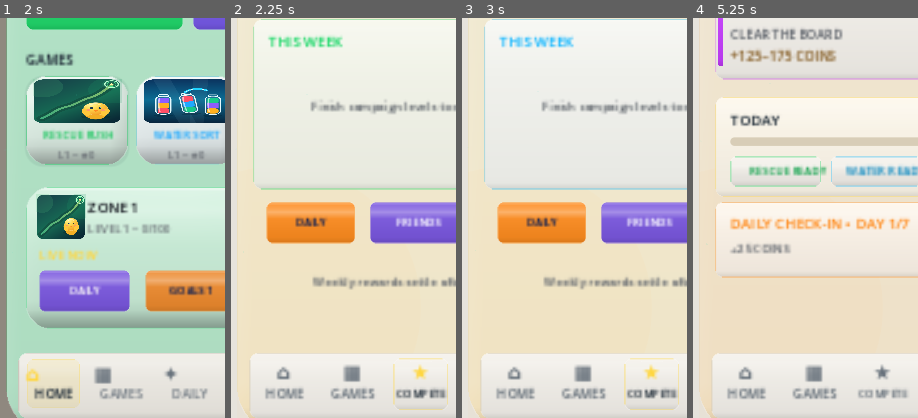
Above: before the commit, frames 1-4 (left to right).
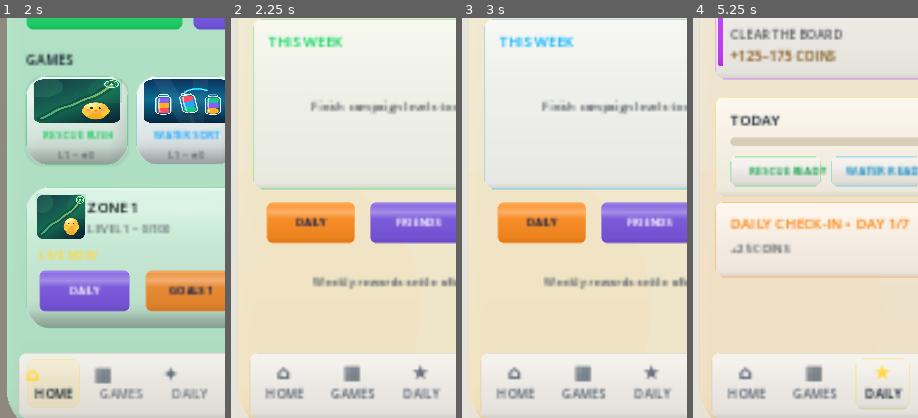
Above: after the commit, the same moments.

Repository: eghosa001/unjam
Game: Godot game, scene res://scenes/Boot.tscn
The game is run twice, just before and just after one commit, with the same random seed, the same clock (stepped at 60 frames per second) and the same inputs.
Inputs (mouse positions are % of the whole screen's width and height, from its top left):
- Up to frame 1 (2 s): tap Enter at 0.5 s; move the mouse to (72, 45) at 0.52 s; click (72, 45) at 0.67 s; tap Space at 1.25 s; drag from (30, 55) to (45, 70) at 1.27 s
- Up to frame 2 (2.25 s): click "★ COMPETE" at 2 s
- Up to frame 3 (3 s): click "WATER" at 2.75 s
- Up to frame 4 (5.25 s): click "RESCUE" at 3.5 s; click "BLOCK" at 4.25 s; click "DAILY" at 5 s
The pictures show only the part of the screen within x 8-58%, y 48-98%; the shares and areas given below are measured in that part.

Frame 1 is identical in both runs. In frame 2, 0.7% of the frame differs, in the area x 72-97%, y 85-98%; in frame 3, 0.7%; in frame 4, 0.8%.

Commit message:
Decouple Daily navigation from campaign rankings

Diff:
--- a/scripts/ui/premium_main_casual.gd
+++ b/scripts/ui/premium_main_casual.gd
@@ -391,12 +391,12 @@
 	)
 	var xs := {"home":22.0, "games":94.0, "daily":166.0, "collection":238.0, "settings":310.0}
 	var hit_x := {"home":14.0, "games":86.0, "daily":158.0, "collection":230.0, "settings":302.0}
-	var names := {"home":"HOME", "games":"GAMES", "daily":"COMPETE", "collection":"COLLECT", "settings":"SETTINGS"}
+	var names := {"home":"HOME", "games":"GAMES", "daily":"DAILY", "collection":"COLLECT", "settings":"SETTINGS"}
 	var glyphs := {"home":"⌂", "games":"▦", "daily":"★", "collection":"◆", "settings":"⚙"}
 	var callbacks := {
 		"home": Callable(self,"build_home"),
 		"games": Callable(self,"_open_games_surface"),
-		"daily": Callable(self,"build_compete_leaderboard"),
+		"daily": Callable(self,"build_daily_games"),
 		"collection": Callable(self,"build_collection"),
 		"settings": Callable(self,"build_settings"),
 	}
@@ -957,9 +957,8 @@
 	_figma_daily_card(canvas, "block_puzzle", 363, bonus)
 	_figma_daily_progress(canvas)
 	_figma_daily_tip(canvas, bonus)
-	# Daily is a Live Now reward activity, not a primary nav destination.
-	# Leave every primary destination tappable, including HOME and COMPETE.
-	_figma_bottom_nav(canvas, "")
+	# Daily is a primary destination; campaign rankings remain a separate Compete flow.
+	_figma_bottom_nav(canvas, "daily")
 
 func _figma_daily_progress(canvas: Control) -> void:
 	var done_count := 0
@@ -1067,7 +1066,8 @@
 	else:
 		var note := _figma_text(canvas,"Weekly rewards settle after each reset.",Rect2(44,663,302,40),12,FIGMA_MUTED,true)
 		_fit_wrapped_text(note,292.0,12,10)
-	_figma_bottom_nav(canvas,"daily")
+	# Rankings are intentionally separate from the Daily destination.
+	_figma_bottom_nav(canvas,"")
 
 func _figma_compete_game_tabs(canvas: Control, y: float, compact: bool = false) -> void:
 	var ids: Array[String] = ["rescue_rush","water_sort","block_puzzle"]
